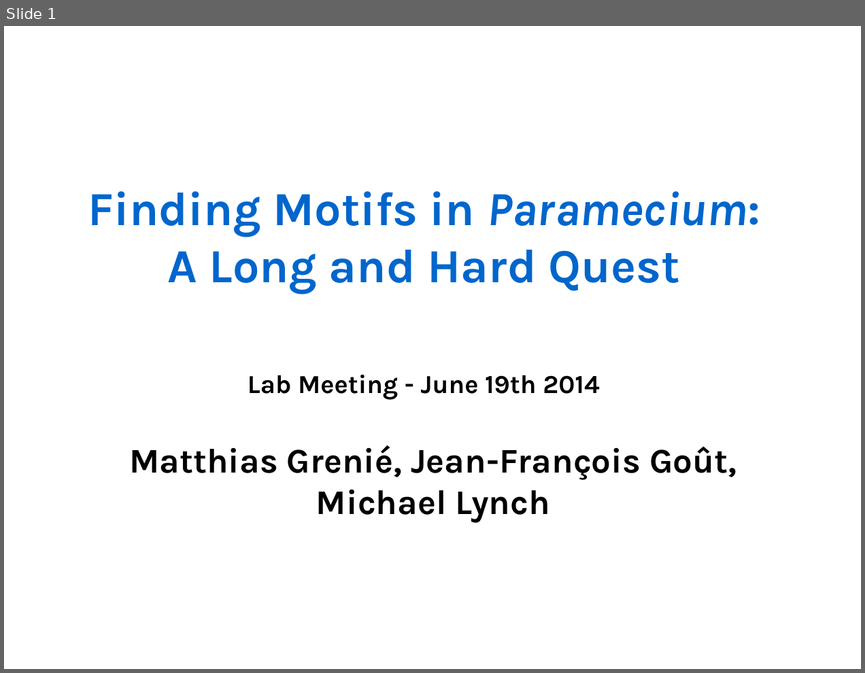
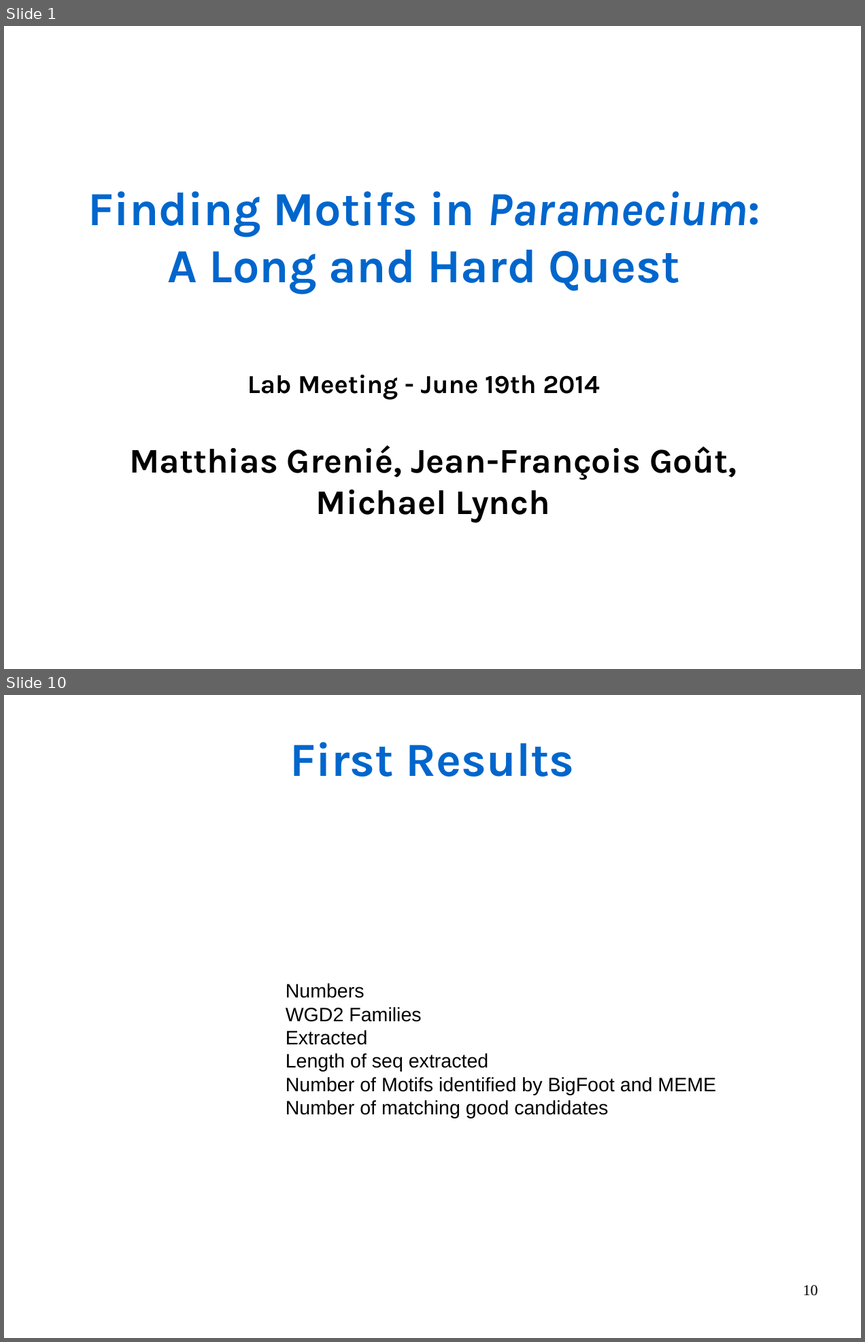
Before and after one commit to Rekyt/lynchlabpresentation2014, a slide deck: LabMeetingPresentation.odp. Shown one above the other, each under a label of ours: slide 1 before the commit, slides 1 and 10 after it; the slides between them are not shown. The pictures are 865x673 and 865x1342 pixels, drawn with LibreOffice and Linux fonts; fonts in the diff are those of the drawing. Boxes give left, top, right and bottom in pixels: in the first picture for what was removed or moved away, otherwise in the second. Text is boxed around its words. In the diff, an @@ line names an element or a change of style, - is before the commit and + after.

```diff
--- a/LabMeetingPresentation.odp
+++ b/LabMeetingPresentation.odp
@@ slide 10 added at box(4, 695, 861, 1338), background #FFFFFF @@
@@ text added at box(290, 742, 575, 777), 44 pt, text #0066CC, bold @@
+First Results
@@ text added at box(286, 983, 716, 1119), 18 pt, text #000000 @@
+Numbers
+WGD2 Families
+Extracted
+Length of seq extracted
+Number of Motifs identified by BigFoot and MEME
+Number of matching good candidates
@@ page number added at box(803, 1285, 818, 1296), 14 pt, text #000000 @@
+10
```
Also in this commit, not shown: 11 slides changed, 2 other slides added, 3 slides removed.
